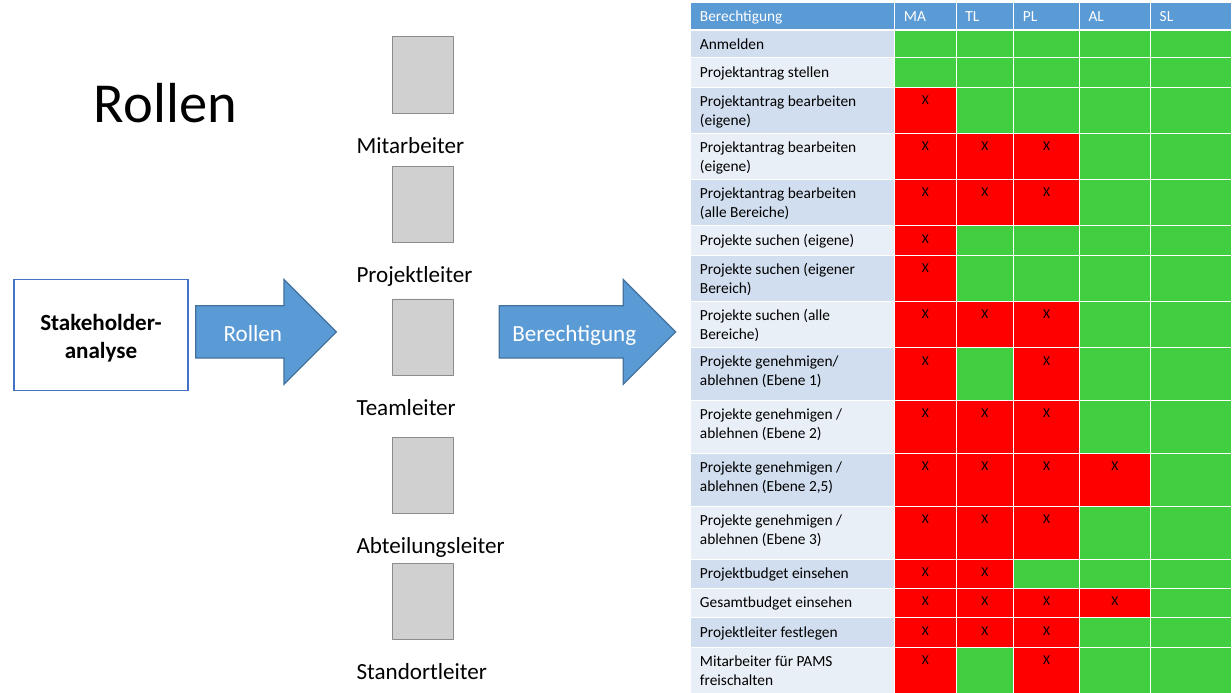
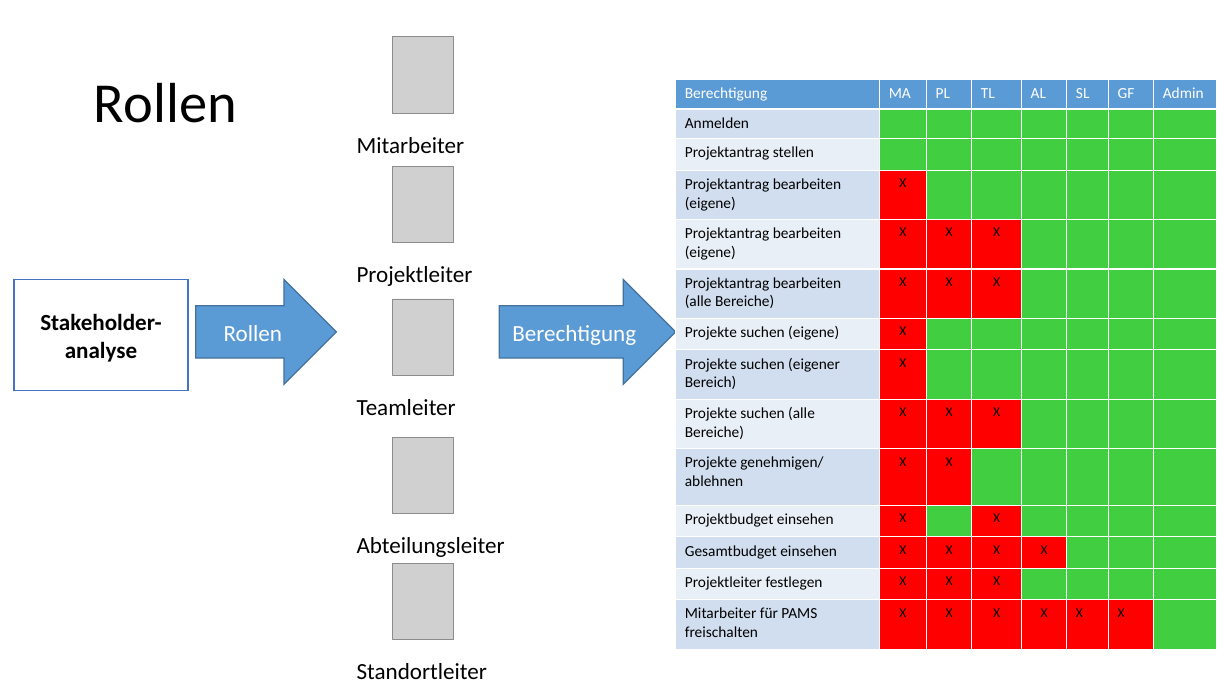
Before and after one commit to Masterarth/PM, a slide deck: slide 10 of documents/projectmanagement/Praesentationen/Vorstellung_Zwischenpräsentation_Final.pptx. Drawn at 1232x693 pixels with LibreOffice and Linux fonts; fonts in the diff are those of the drawing; grey boxes stand for pictures. Boxes give left, top, right and bottom in pixels: in the first picture for what was removed or moved away, otherwise in the second. Text is boxed around its words. In the diff, an @@ line names an element or a change of style, - is before the commit and + after.

Commit message:
Add Presentation Stuff

```diff
--- a/documents/projectmanagement/Praesentationen/Vorstellung_Zwischenpräsentation_Final.pptx
+++ b/documents/projectmanagement/Praesentationen/Vorstellung_Zwischenpräsentation_Final.pptx
@@ table at bbox=[676, 79, 1217, 650] @@
-Berechtigung | MA | TL | PL | AL | SL
-Anmelden |  |  |  |  | 
-Projektantrag stellen |  |  |  |  | 
-Projektantrag bearbeiten (eigene) | X |  |  |  | 
-Projektantrag bearbeiten (eigene) | X | X | X |  | 
-Projektantrag bearbeiten (alle Bereiche) | X | X | X |  | 
-Projekte suchen (eigene) | X |  |  |  | 
-Projekte suchen (eigener Bereich) | X |  |  |  | 
-Projekte suchen (alle Bereiche) | X | X | X |  | 
-Projekte genehmigen/ ablehnen (Ebene 1) | X |  | X |  | 
-Projekte genehmigen / ablehnen (Ebene 2) | X | X | X |  | 
-Projekte genehmigen / ablehnen (Ebene 2,5) | X | X | X | X | 
-Projekte genehmigen / ablehnen (Ebene 3) | X | X | X |  | 
-Projektbudget einsehen | X | X |  |  | 
-Gesamtbudget einsehen | X | X | X | X | 
-Projektleiter festlegen | X | X | X |  | 
-Mitarbeiter für PAMS freischalten | X |  | X |  | 
+Berechtigung | MA | PL | TL | AL | SL | GF | Admin
+Anmelden |  |  |  |  |  |  | 
+Projektantrag stellen |  |  |  |  |  |  | 
+Projektantrag bearbeiten (eigene) | X |  |  |  |  |  | 
+Projektantrag bearbeiten (eigene) | X | X | X |  |  |  | 
+Projektantrag bearbeiten (alle Bereiche) | X | X | X |  |  |  | 
+Projekte suchen (eigene) | X |  |  |  |  |  | 
+Projekte suchen (eigener Bereich) | X |  |  |  |  |  | 
+Projekte suchen (alle Bereiche) | X | X | X |  |  |  | 
+Projekte genehmigen/ ablehnen | X | X |  |  |  |  | 
+Projektbudget einsehen | X |  | X |  |  |  | 
+Gesamtbudget einsehen | X | X | X | X |  |  | 
+Projektleiter festlegen | X | X | X |  |  |  | 
+Mitarbeiter für PAMS freischalten | X | X | X | X | X | X | 
@@ table: place and size @@
-table at bbox=[691, 2, 1232, 693]
+table at bbox=[676, 79, 1217, 650]
```
Also in this commit, not shown: 4 other slides changed, 5 slides added, 2 slides removed, 1 other file.
